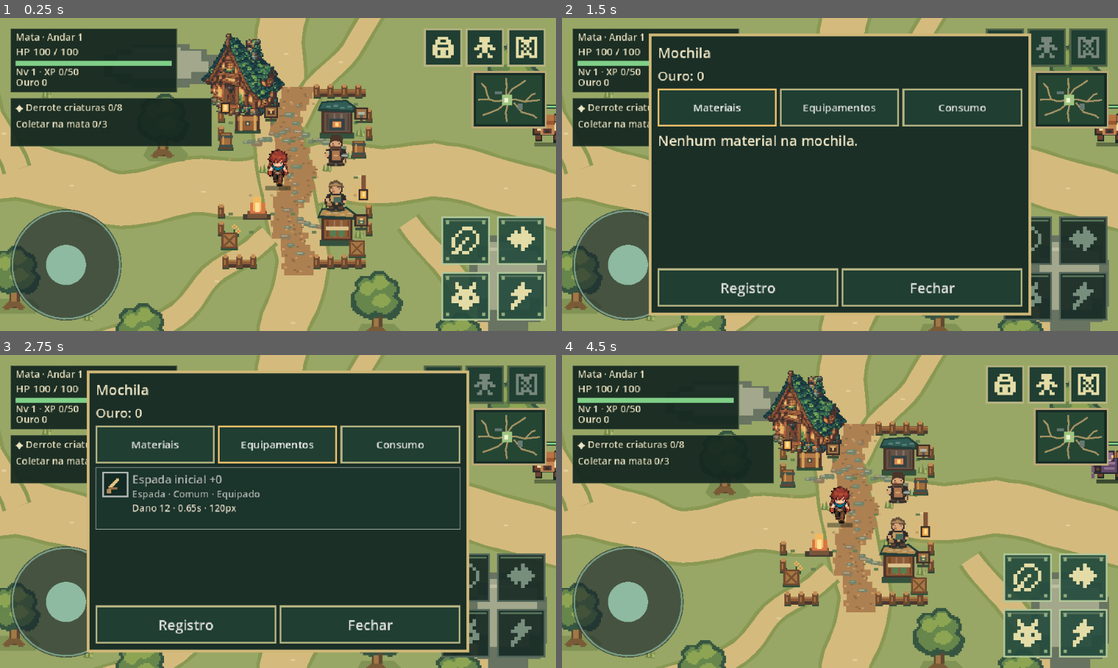
Above: before the commit, frames 1-4 (two rows, left to right).
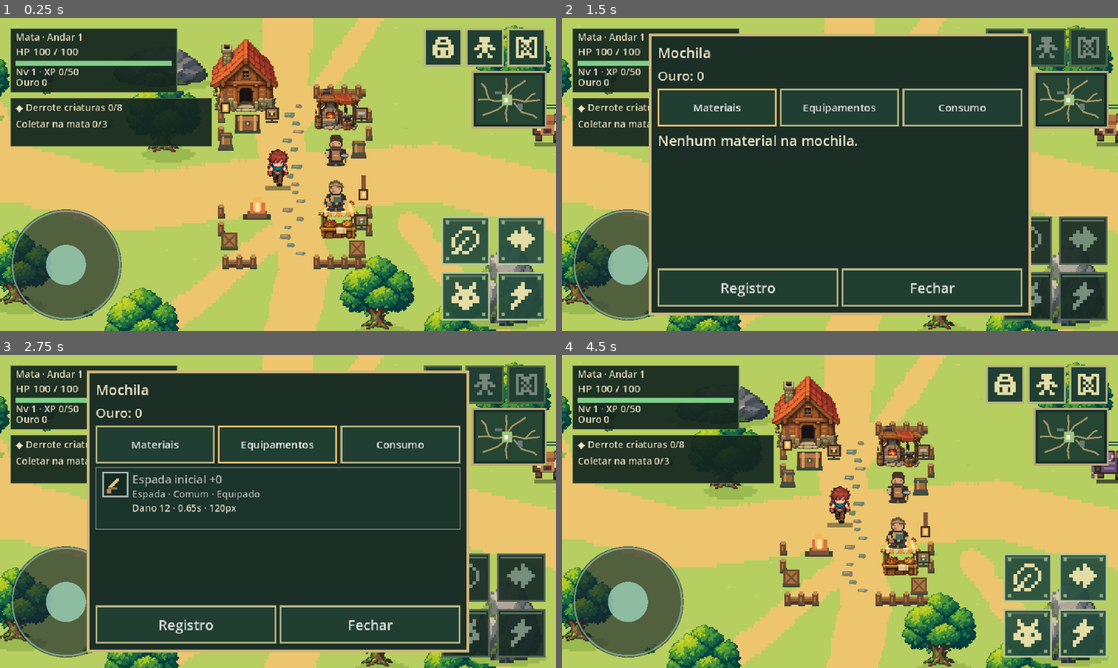
Above: after the commit, the same moments.

Repository: thiagohugo12-dotcom/arveon
Game: Godot game, scene res://scenes/main.tscn
The game is run twice, just before and just after one commit, with the same random seed, the same clock (stepped at 60 frames per second) and the same inputs.
Inputs (mouse positions are in pixels of both pictures, inside the frame that each line leads up to):
- Up to frame 1 (0.25 s): no input
- Up to frame 2 (1.5 s): click (1006, 46) at 0.52 s; click "Materiais" at 1.25 s
- Up to frame 3 (2.75 s): click "Equipamentos" at 2 s
- Up to frame 4 (4.5 s): click "Consumo" at 2.75 s; click "Registro" at 3.5 s; click "Fechar" at 4.25 s

The runs differ from the first frame. In frame 1, 47% of the frame differs, in the area x 0-100%, y 0-100%; in frame 2, 15%; in frame 3, 15%; in frame 4, 47%.

Commit message:
feat(mata): apply V2 presentation exclusively to floor one

Diff:
--- a/scripts/main.gd
+++ b/scripts/main.gd
@@ -869,6 +869,12 @@
 	_refresh_mission()
 
 func _update_floor_identity() -> void:
+	var theme_v2 := progress.ascension.current_floor == 1
+	(world.get_node("FloorView") as FloorView).set_visual_v2(theme_v2)
+	tower_view.visual_v2 = theme_v2
+	tower_view.queue_redraw()
+	exploration_view.visual_v2 = theme_v2
+	exploration_view.queue_redraw()
 	hud.heading.text = "Mata · Andar %d" % progress.ascension.current_floor
 	hud.minimap.queue_redraw()
 
--- a/scripts/presentation/exploration_view.gd
+++ b/scripts/presentation/exploration_view.gd
@@ -1,6 +1,7 @@
 class_name ExplorationView
 extends Node2D
 
+var visual_v2 := false
 var progress: GameProgress
 var current_time := 0
 
@@ -19,6 +20,11 @@
 		_draw_cache(cache.position, progress.opened_caches.has(cache.id))
 
 func _draw_resource(at: Vector2, item: String) -> void:
+	if visual_v2 and item in ["Ervas","Pedras"]:
+		var region: Rect2 = FloorV2View.BUSH if item == "Ervas" else FloorV2View.STONE
+		var size := Vector2(30,22)
+		draw_texture_rect_region(FloorV2View.NATURE,Rect2(at-Vector2(15,16),size),region)
+		return
 	draw_rect(Rect2(at + Vector2(-13, 9), Vector2(26, 4)), Color("#172b23"))
 	match item:
 		"Ervas":
--- /dev/null
+++ b/scripts/presentation/floor_v2_view.gd
@@ -0,0 +1,75 @@
+class_name FloorV2View
+extends RefCounted
+
+const NATURE := preload("res://assets/art/mata_v2/nature.png")
+const PATHS := preload("res://assets/art/mata_v2/paths.png")
+const CAMP := preload("res://assets/art/mata_v2/camp.png")
+const GREEN := Rect2(0,0,88,96)
+const ORANGE := Rect2(96,0,88,96)
+const STONE := Rect2(192,0,48,36)
+const BUSH := Rect2(192,40,36,24)
+const GRASS := Rect2(192,72,16,12)
+const FLOWERS := Rect2(216,72,16,16)
+const CABIN := Rect2(0,0,96,96)
+const MARKET := Rect2(104,0,56,56)
+const FORGE := Rect2(168,0,56,56)
+const PORTAL := Rect2(104,64,84,100)
+var layout: FloorView
+
+
+func sprite(atlas: Texture2D, region: Rect2, at: Vector2) -> void:
+	layout.draw_texture_rect_region(atlas,Rect2(at-Vector2(region.size.x*0.5,region.size.y),region.size),region)
+
+func shadow(at: Vector2, width: float, height: float) -> void:
+	for i in range(6):
+		var extent: float = width * [0.5,0.8,1.0,0.95,0.8,0.5][i]
+		layout.draw_rect(Rect2(at+Vector2(-extent*0.5,-height*0.5+i*height/6),Vector2(extent,height/6)),Color("#9ab94f"))
+
+func paint() -> void:
+	if layout == null:
+		return
+	layout.draw_rect(Rect2(0,0,1200,900),Color("#b7ce60"))
+	# Sparse tiny colour clusters; no dense repeated texture.
+	for i in range(250):
+		var at := Vector2(18+layout._hash(i,27)%1164,18+layout._hash(i,82)%864).snapped(Vector2(2,2))
+		layout.draw_rect(Rect2(at,Vector2(4,2)),Color("#c0d66b") if i%3 else Color("#afc75a"))
+	# One cached authored path texture, rather than thousands of stamp commands.
+	layout.draw_texture_rect(PATHS,Rect2(0,0,1200,900),false)
+	# Identical decorative anchors / safety exclusions as the existing layout.
+	var rng := RandomNumberGenerator.new()
+	rng.seed = 12051
+	for i in range(56):
+		var at := Vector2(rng.randi_range(20,1175),rng.randi_range(20,875))
+		if layout._free_for_decoration(at):
+			sprite(NATURE,FLOWERS if i%11==0 else STONE if i%19==0 else BUSH if i%23==0 else GRASS,at)
+	for feet in layout.tree_positions():
+		shadow(feet+Vector2(6,2),62,18)
+		sprite(NATURE,ORANGE if layout._hash(roundi(feet.y),roundi(feet.x))%8==0 else GREEN,feet+Vector2(0,6))
+	for rock: Rect2 in FloorView.ROCKS:
+		shadow(rock.get_center()+Vector2(0,rock.size.y*0.4),rock.size.x,18)
+		# Cover the existing collision footprint with a recognisable stone mass.
+		layout.draw_texture_rect_region(NATURE,rock.grow(4),STONE)
+	_camp()
+
+func _camp() -> void:
+	# Keep every cabin, stall, fence and decoration at its established anchor.
+	for n in range(18):
+		layout._draw_flagstone(Vector2(556+layout._hash(n,71)%21-10,369+n*10),n)
+	for segment: Vector2 in [Vector2(478,515),Vector2(583,641)]:
+		layout._draw_rail(Vector2(segment.x,352),segment.y-segment.x)
+		layout._draw_rail(Vector2(segment.x,548),segment.y-segment.x)
+	for y in [380,400,490,510]:
+		layout._draw_fence(Vector2(473,y))
+		layout._draw_fence(Vector2(643,y))
+	# Draw replacements inside the original footprints, not new buildings.
+	layout.draw_texture_rect_region(CAMP,Rect2(452,288,96,96),CABIN)
+	sprite(CAMP,FORGE,SafeCamp.STATIONS["Ferreiro"]+Vector2(0,14))
+	sprite(CAMP,MARKET,SafeCamp.STATIONS["Vendedor"]+Vector2(0,14))
+	layout._draw_chest(SafeCamp.STATIONS["Baú"])
+	for i in range(3):
+		var name: String = ["Baú","Ferreiro","Vendedor"][i]
+		layout._draw_service_sign(SafeCamp.STATIONS[name]+Vector2(28,-10),i)
+	for point: Vector2 in [Vector2(480,411),Vector2(633,420)]: layout._draw_barrel(point)
+	for point: Vector2 in [Vector2(484,526),Vector2(631,535)]: layout._draw_crate(point)
+	for point: Vector2 in [Vector2(479,374),Vector2(638,474)]: layout._draw_lantern(point)
+	layout._draw_fire(Vector2(516,492))
--- a/scripts/presentation/floor_view.gd
+++ b/scripts/presentation/floor_view.gd
@@ -3,6 +3,8 @@
 
 # Minimal shared pixel atlas; physical trunks use the same deterministic feet.
 var atlas: Texture2D
+var visual_v2 := false
+var v2_view: FloorV2View
 const BERRY := preload("res://assets/art/forest_shrub_v035.png") # Existing arena keeps its art.
 const REMOVED_SECONDARY := [Vector2(705,392),Vector2(738,498),Vector2(475,633),Vector2(969,638),Vector2(196,786),Vector2(1092,91)]
 const REFUGE := preload("res://assets/art/forest_refuge_v035.png")
@@ -35,7 +37,19 @@
 		npc.position = Vector2(606, 423 if station == "Ferreiro" else 475)
 		add_child(npc)
 
+func set_visual_v2(enabled: bool) -> void:
+	if visual_v2 == enabled:
+		return
+	visual_v2 = enabled
+	if enabled and v2_view == null:
+		v2_view = FloorV2View.new()
+		v2_view.layout = self
+	queue_redraw()
+
 func _draw() -> void:
+	if visual_v2:
+		v2_view.paint()
+		return
 	_draw_ground()
 	_draw_paths()
 	for center: Vector2 in [Vector2(175, 215), Vector2(260, 685), Vector2(900, 175), Vector2(980, 715)]:
--- a/scripts/presentation/tower_view.gd
+++ b/scripts/presentation/tower_view.gd
@@ -1,6 +1,7 @@
 class_name TowerView
 extends Node2D
 
+var visual_v2 := false
 var unlocked := false
 var nearby := false
 
@@ -15,6 +16,17 @@
 		queue_redraw()
 
 func _draw() -> void:
+	if visual_v2:
+		draw_texture_rect_region(FloorV2View.CAMP,Rect2(-42,-88,84,100),FloorV2View.PORTAL)
+		var glow := Color("#52d2ad") if unlocked else Color("#304847")
+		draw_rect(Rect2(-12,-45,24,38),glow)
+		if unlocked:
+			draw_rect(Rect2(-7,-25,14,6),Color("#9df0c1"))
+		else:
+			draw_rect(Rect2(-4,-29,8,10),Color("#dab16a"))
+		draw_string(ThemeDB.fallback_font,Vector2(-52,-98),"Torre de Ascensão",HORIZONTAL_ALIGNMENT_LEFT,-1,12,Color("#344d3d"))
+		if nearby: draw_rect(Rect2(-3,16,6,6),glow)
+		return
 	# Static geometry in the existing forest palette. No textures, particles,
 	# per-frame animation or new gameplay effects.
 	draw_rect(Rect2(-40, -5, 80, 18), Color("#819255"))
Not shown, added: scripts/presentation/floor_v2_view.gd.uid
